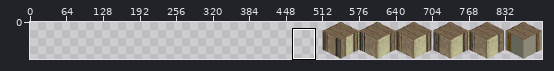
Sprite sheet, stored at sprites/tiles/house_wood1.png. The picture above shows the old version from afar; the outline marks the close-up.
Close-up. As it was:
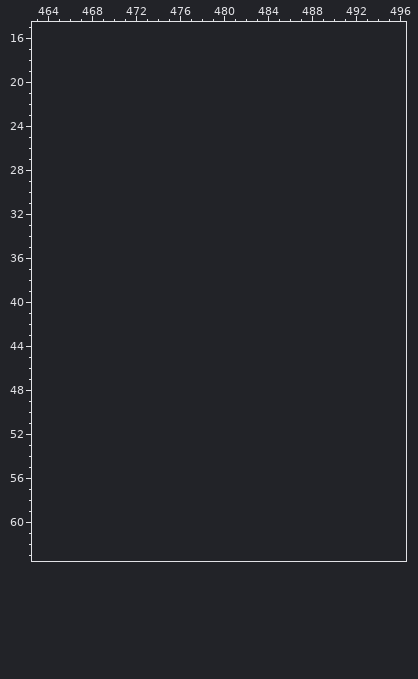
The file is 384x64 pixels. Colours within 5 levels of each other are drawn and written as one. Shown: x 463..496, y 15..63. The old version is drawn lined up with the new one, on the new canvas. The commit also changed other parts of the picture, which this record leaves out.
After:
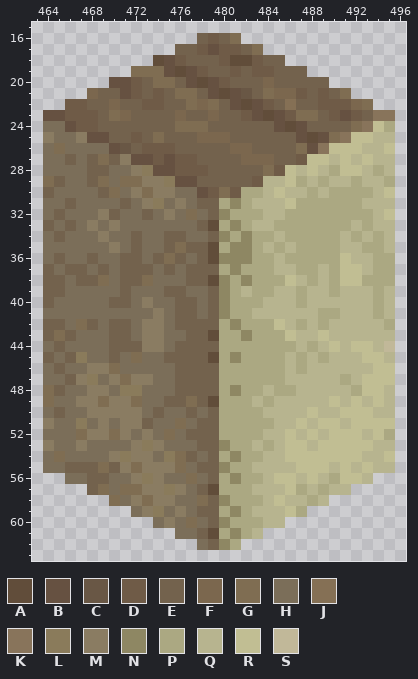
Palette (. is transparent): A #614d3a  B #665141  C #695745  D #6f5b47  E #73624d  F #7b674e  G #7f6d52  H #7b6e59  J #857055  K #88745b  L #8a7b5b  M #8a7c62  N #8e8763  P #aba882  Q #b7b48f  R #c1be93  S #c1b899
Edits made:
canvas 384x64 -> 896x64, the old top-left corner now at 512,0
y 16: x 478..481 .... -> EDEG
y 17: x 476..483 ........ -> EEDBDDEG
y 18: x 474..485 ............ -> ABDEEEDAADEE
y 19: x 472..487 ................ -> GGGBABDEEDEDDEEE
y 20: x 470..489 .................... -> BBDEGGEBABDEEEFEEEEE
y 21: x 468..491 ........................ -> FEEBDEDEGGEBABCEGFFDEDEG
y 22: x 466..493 ............................ -> DDEEFEEDDEEGFGEBABDEJEEDDDFG
y 23: x 464..495 ................................ -> BBDDDEGFEEEEFEEFEEDBABDGGEDBDEKK
y 24: x 464..495 ................................ -> HHBDDEEEEEEEGGGEEEEEEBABEEEEGKRP
y 25: x 464..495 ................................ -> MHHMBBEEDEGEEEFFFEEEEEEBABGKRRQQ
y 26: x 464..495 ................................ -> HGHHHHBCEDDDEEEEEFFEEEEGBKRRRQQR
y 27: x 464..495 ................................ -> HHEHEGEMBBDBDDEEEEFFFEEDRRQRQRQQ
y 28: x 464..495 ................................ -> HHHHEEHHMLBBDDDEEEEEGDRQRQPRRQPQ
y 29: x 464..495 ................................ -> GEHHEGHGGMMLBBEEEEEDQQRPQPQQPQQP
y 30: x 464..495 ................................ -> EHHHHEGHMGMMHHBDGDPPQRQQPQPPPPQR
y 31: x 464..495 ................................ -> HHEHHHHEHMLHMHEEPNPQQQRPPPPPPQQQ
y 32: x 464..495 ................................ -> HEHHHMEHHEHMHGHENPPPQQPPPPPPPPQR
y 33: x 464..495 ................................ -> EHEHMHMHHHHHHHEAPNPQQPPPPPPPQPQQ
y 34: x 464..495 ................................ -> HEHHHMHHEHHEEHHENPNPPQPPPPPQPQPQ
y 35: x 464..495 ................................ -> HHHHHHMHEHHEGEEAPNNPQPQPPPPQQPPQ
y 36: x 464..495 ................................ -> HEHHEHHEEHEGEHEANNNPPQPPPPPRQQPP
y 37: x 464..495 ................................ -> EHEEHEHEEEHEHEEEPNPPPQQPPQPRRQPP
y 38: x 464..495 ................................ -> EEHEEGHEEGHHHEEANPNPPPRQPQPRRPPP
y 39: x 464..495 ................................ -> EEHHHHHEHHHEEHHENPQPPQQPQQPQQQPQ
y 40: x 464..495 ................................ -> EHHHHHEEHMHHEEHENPPPQQQPQQQQQQPQ
y 41: x 464..495 ................................ -> HHHHHHHHHHMHEEHENPPQQQQQQPPQQQPQ
y 42: x 464..495 ................................ -> EEHGEHEEHMMHEEEEPNPPPRQPQPQQQQQP
y 43: x 464..495 ................................ -> EGEHHHEEHMMHHEEAPPNPPPRQQRQQQQQQ
y 44: x 464..495 ................................ -> HEHHHHEEEMMHEEEEPPPPPPPQPQRQRRQS
y 45: x 464..495 ................................ -> EHELHHEHGHHEEEEAPNPPPPQPQPQQQRRQ
y 46: x 464..495 ................................ -> HEHHMMGHHHHHEEEEPPPPPPQPQQQQQQRR
y 47: x 464..495 ................................ -> HHEMLHMGMMHHEEEEPPPPPPQQQQQPQRRR
y 48: x 464..495 ................................ -> GEHHMMHLLHHHEEEEPNPPQPPQQQQQPRRQ
y 49: x 464..495 ................................ -> GHHMMGMMGHHEEGEAPPPQPQQQQQRQRQRQ
y 50: x 464..495 ................................ -> HEHHMMMMMHEHHEHEPPPPQQQQRQQRRRQQ
y 51: x 464..495 ................................ -> MHHLHMHMMEHHGHEEPPPPPQQRQRRQRRRR
y 52: x 464..495 ................................ -> HHHGMMGMHMHGHEEEPPPPQQRQRQRRRQRP
y 53: x 464..495 ................................ -> MHHMHHHHMLMHHHEENPPQPQRRQRRRRRQQ
y 54: x 464..495 ................................ -> HGHHHHMLMMHLGEHEPNPPQQRRRRRRRQQR
y 55: x 464..495 ................................ -> HHEEEGEMGMMMGHEENPPQQQQRRRQRQRQQ
y 56: x 466..493 ............................ -> HHEEHHMLMHHGHEPNPPQRRQRQPRRQ
y 57: x 468..491 ........................ -> EGHGGMMLMHEAPPPQQQRPQPQQ
y 58: x 470..489 .................... -> GHMGMMHHGENPPPQRQQPQ
y 59: x 472..487 ................ -> HMLHMHEEPNPQQQRP
y 60: x 474..485 ............ -> HMHGHENPPPQQ
y 61: x 476..483 ........ -> HHEAPNPQ
y 62: x 478..481 .... -> HENP
Boxes around the changes in both close-ups, in picture pixels (x1, y1, x2, y2):
added: (43, 33, 395, 550)
